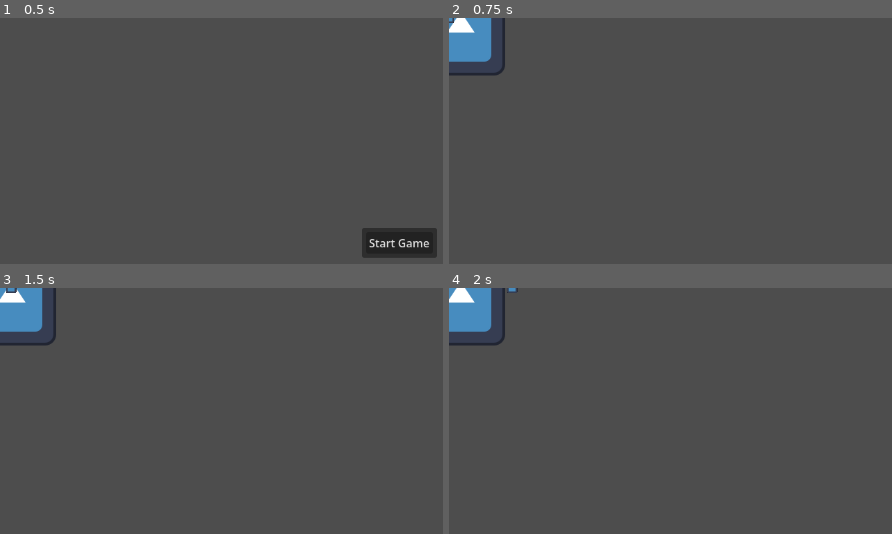
Above: before the commit, frames 1-4 (two rows, left to right).
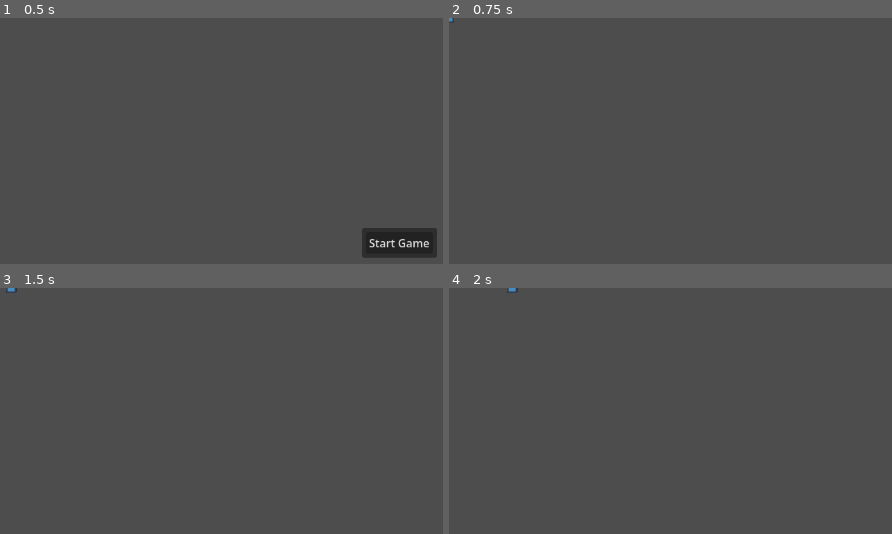
Above: after the commit, the same moments.

Repository: sparkworm/CookieJam
Game: Godot game, scene res://scenes/main.tscn
Two runs of this game, one before a commit and one after it. Both use one fixed random seed, a clock stepped at 60 frames per second and the inputs below. The engine's default icon, where the game draws it, is replaced by a stand-in: a white triangle on a blue panel in a dark square.
Inputs (mouse positions are in pixels of both pictures, inside the frame that each line leads up to):
- Up to frame 1 (0.5 s): no input
- Up to frame 2 (0.75 s): click "Start Game" at 0.5 s
- Up to frame 3 (1.5 s): tap Enter at 1.25 s; move the mouse to (outside the picture) at 1.27 s; hold D (move_right) from 1.28 s (still down)
- Up to frame 4 (2 s): keep holding D (move_right)

Frame 1 is identical in both runs. In frame 2, 2.0% of the frame differs, in the area x 0-13%, y 0-24%; in frame 3, 2.0%; in frame 4, 2.0%.

Commit message:
Added basic camera functionality.

Diff:
--- a/project.godot
+++ b/project.godot
@@ -19,6 +19,10 @@
 
 MessageBus="*uid://c3188oo1224t7"
 SceneAccess="*uid://dml6hkvfqxoqn"
+
+[debug]
+
+gdscript/warnings/untyped_declaration=1
 
 [file_customization]
 
--- /dev/null
+++ b/scenes/camera_2d.gd
@@ -0,0 +1,22 @@
+class_name Camera
+extends Camera2D
+
+## controls the amount that the moust pointer "pulls" the camera
+@export var look_strength: float = 0.1
+@export var subject: Node2D
+
+func _process(_delta: float) -> void:
+	# update position to match the target
+	follow_subject()
+	# apply offset from mouse pointer
+	apply_offset()
+
+## updates position to match that of the subject
+func follow_subject() -> void:
+	if subject != null:
+		global_position = subject.global_position
+
+## updates offset to be offset from the center of the screen by some multiple of the vector to the
+## mouse pointer
+func apply_offset() -> void:
+	offset = look_strength * (get_global_mouse_position()-get_screen_center_position())
--- /dev/null
+++ b/scenes/camera_2d.tscn
@@ -0,0 +1,6 @@
+[gd_scene format=3 uid="uid://d4b3hd8twn6pi"]
+
+[ext_resource type="Script" uid="uid://bf1ykihkcfr3f" path="res://scenes/camera_2d.gd" id="1_qnfst"]
+
+[node name="Camera2D" type="Camera2D" unique_id=735421850]
+script = ExtResource("1_qnfst")
--- /dev/null
+++ b/scenes/levels/level.gd
@@ -0,0 +1,2 @@
+class_name Level
+extends Node2D
--- /dev/null
+++ b/scenes/levels/level.tscn
@@ -0,0 +1,19 @@
+[gd_scene format=3 uid="uid://b2tm2d7myhu4"]
+
+[ext_resource type="Script" uid="uid://dsjeo13f10e8y" path="res://scenes/levels/level.gd" id="1_377w7"]
+[ext_resource type="PackedScene" uid="uid://bmx4qtte4b7p4" path="res://scenes/characters/player.tscn" id="2_bovvr"]
+[ext_resource type="PackedScene" uid="uid://d4b3hd8twn6pi" path="res://scenes/camera_2d.tscn" id="3_b2cq8"]
+
+[node name="Level" type="Node2D" unique_id=50319851]
+script = ExtResource("1_377w7")
+
+[node name="Characters" type="Node2D" parent="." unique_id=30931231]
+
+[node name="Player" parent="Characters" unique_id=1046586076 instance=ExtResource("2_bovvr")]
+
+[node name="Decals" type="Node2D" parent="." unique_id=1343355052]
+
+[node name="Projectiles" type="Node2D" parent="." unique_id=76509530]
+
+[node name="Camera2D" parent="." unique_id=735421850 node_paths=PackedStringArray("subject") instance=ExtResource("3_b2cq8")]
+subject = NodePath("../Characters/Player")
--- a/scenes/levels/test_level.tscn
+++ b/scenes/levels/test_level.tscn
@@ -1,12 +1,5 @@
 [gd_scene format=3 uid="uid://bfafu0m38vteu"]
 
-[ext_resource type="Texture2D" uid="uid://bvotaivtxlkhn" path="res://textures/icon.svg" id="1_jbqir"]
-[ext_resource type="PackedScene" uid="uid://bmx4qtte4b7p4" path="res://scenes/characters/player.tscn" id="2_yautc"]
+[ext_resource type="PackedScene" uid="uid://b2tm2d7myhu4" path="res://scenes/levels/level.tscn" id="1_jbqir"]
 
-[node name="TestLevel" type="Node2D" unique_id=273580719]
-
-[node name="Icon" type="Sprite2D" parent="." unique_id=476593575]
-position = Vector2(17, 19)
-texture = ExtResource("1_jbqir")
-
-[node name="Player" parent="." unique_id=1046586076 instance=ExtResource("2_yautc")]
+[node name="TestLevel" unique_id=50319851 instance=ExtResource("1_jbqir")]
Not shown, added: scenes/camera_2d.gd.uid
Not shown, added: scenes/levels/level.gd.uid
